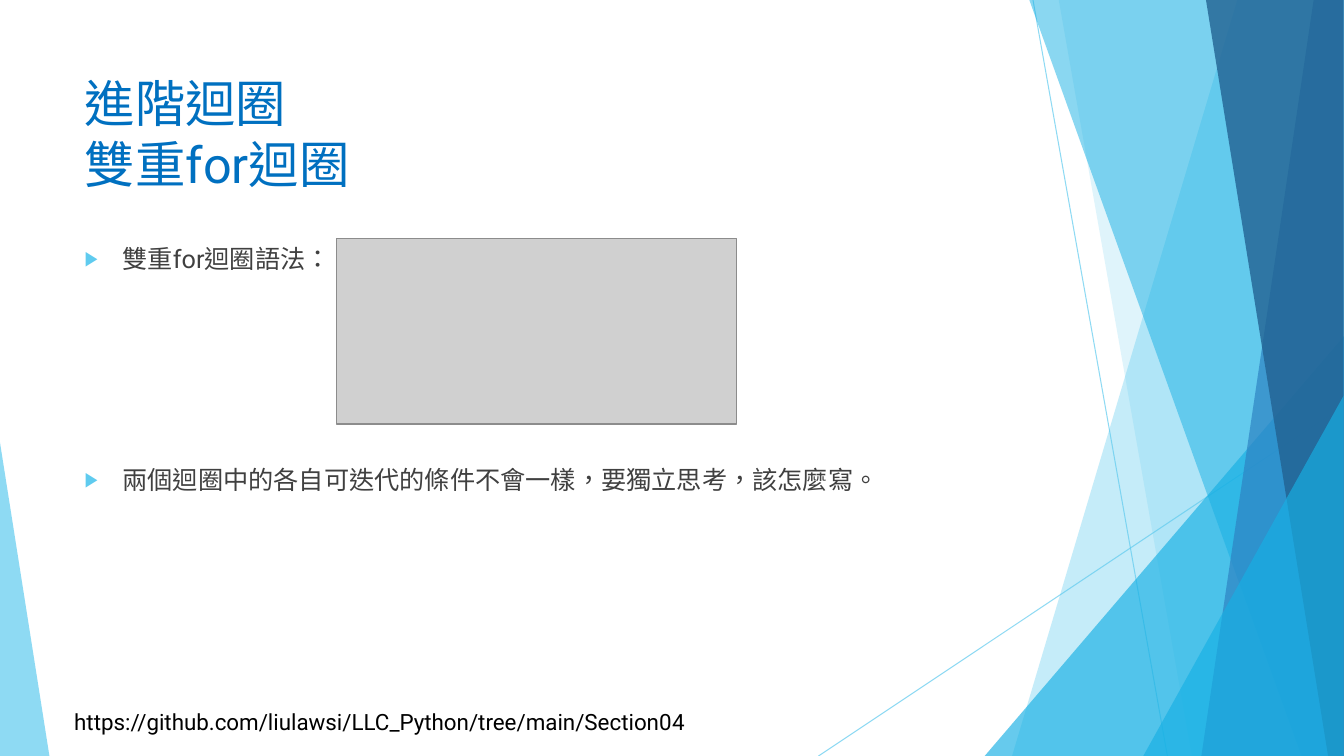
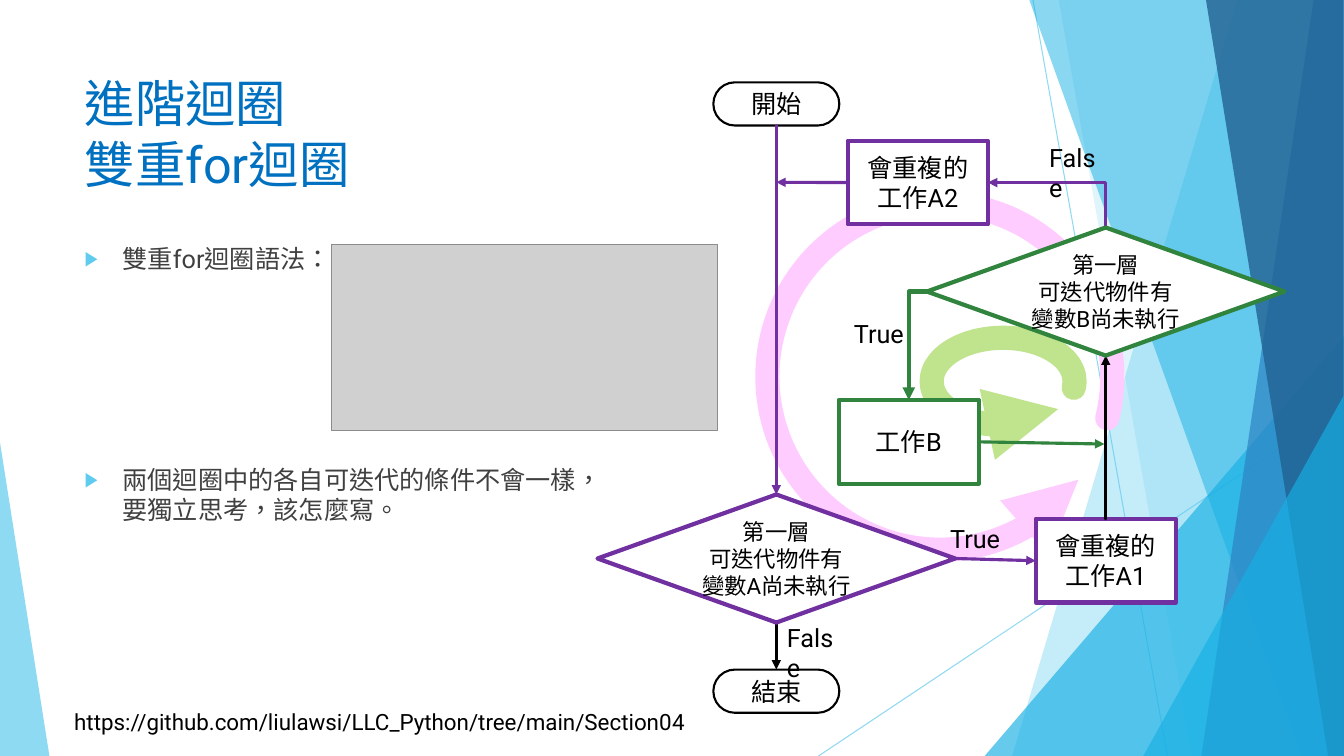
Before and after one commit to liulawsi/My_PPTs, a slide deck: slide 17 of LCC/Python/04_迴圈大法.pptx. Drawn at 1344x756 pixels with LibreOffice and Linux fonts; fonts in the diff are those of the drawing; grey boxes stand for pictures; background and template pictures are left out. Boxes give left, top, right and bottom in pixels: in the first picture for what was removed or moved away, otherwise in the second. Text is boxed around its words. In the diff, an @@ line names an element or a change of style, - is before the commit and + after.

```diff
--- a/LCC/Python/04_迴圈大法.pptx
+++ b/LCC/Python/04_迴圈大法.pptx
@@ group added at box(598, 83, 1286, 713): 6 arrows, 4 texts, 3 rectangles, 2 arc (boxed as its full ellipse)s, 2 rounded rectangles, 2 elbow arrows, 2 diamonds @@
+開始
+工作B
+結束
+True
+False
+會重複的
+工作A1
+第一層
+可迭代物件有
+變數A尚未執行
+第一層
+可迭代物件有
+變數B尚未執行
+True
+False
+會重複的
+工作A2
@@ picture: place and size @@
-picture at box(337, 238, 737, 423)
+picture at box(332, 245, 719, 431)
@@ text at box(123, 468, 602, 521): spaces changed @@
-▶ 兩個迴圈中的各自可迭代的條件不會一樣，要獨立思考，該怎麼寫。
+▶ 兩個迴圈中的各自可迭代的條件不會一樣，
+  要獨立思考，該怎麼寫。
```
Also in this commit, not shown: 9 other slides changed, 2 slides added, 1 other file.
